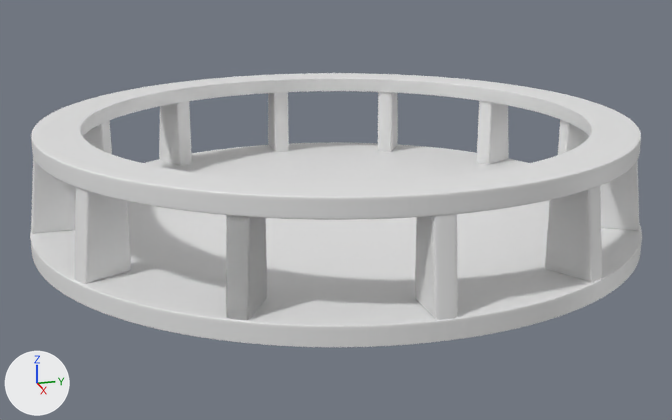
Two versions of the Blender file canon.blend, one commit apart.
Camera for both pictures: a camera (50 mm lens) standing at (19.03, -5.37, 2.28) and looking at (0.29, -0.09, -3.61). The lights are fixed; the arrows at lower left show +X, +Y and +Z.

Before the edit, the objects in view are built like this:
```python
me_cube_002 = bpy.data.meshes.new('Cube.002')
me_cube_002.from_pydata(...)  # 32 vertices, 30 faces; spans x -1.0..1.0, y -1.56..1.0, z -1.0..1.0
me_cube_003 = bpy.data.meshes.new('Cube.003')
me_cube_003.from_pydata(...)  # 32 vertices, 30 faces; spans x -1.0..1.0, y -1.56..1.0, z -1.0..1.0
me_cube_008 = bpy.data.meshes.new('Cube.008')
me_cube_008.from_pydata(...)  # 32 vertices, 30 faces; spans x -1.0..1.0, y -1.56..1.0, z -1.0..1.0
ob_cube_002 = bpy.data.objects.new('Cube.002', me_cube_002)
ob_cube_002.location = (5.85, 0.0, -2.76)
ob_cube_002.rotation_euler = (0.0, 0.0, 1.571)  # degrees (0, 0, 90)
ob_cube_002.scale = (0.205, 0.385, 0.905)
_m = ob_cube_002.modifiers.new('Subsurf', 'SUBSURF')
_m.levels = 2
ob_cube_003 = bpy.data.objects.new('Cube.003', me_cube_003)
ob_cube_003.location = (-5.85, 0.0, -2.76)
ob_cube_003.rotation_euler = (0.0, 0.0, -1.571)  # degrees (0, 0, -90)
ob_cube_003.scale = (0.205, 0.385, 0.905)
_m = ob_cube_003.modifiers.new('Subsurf', 'SUBSURF')
_m.levels = 2
ob_cube_008 = bpy.data.objects.new('Cube.008', me_cube_008)
ob_cube_008.location = (5.05, -2.9, -2.76)
ob_cube_008.rotation_euler = (0.0, 0.0, 1.047)  # degrees (0, 0, 60)
ob_cube_008.scale = (0.205, 0.385, 0.905)
_m = ob_cube_008.modifiers.new('Subsurf', 'SUBSURF')
_m.levels = 2
# also in view: 'Cube.010' at (5.13, 2.95, -2.76); 'Cube.011' at (-5.13, -2.95, -2.76); 'Cube.004' at (2.95, -5.13, -2.76); 'Cube.005' at (-2.95, -5.13, -2.76); 'Cube' at (0.0, -5.95, -2.76)
```
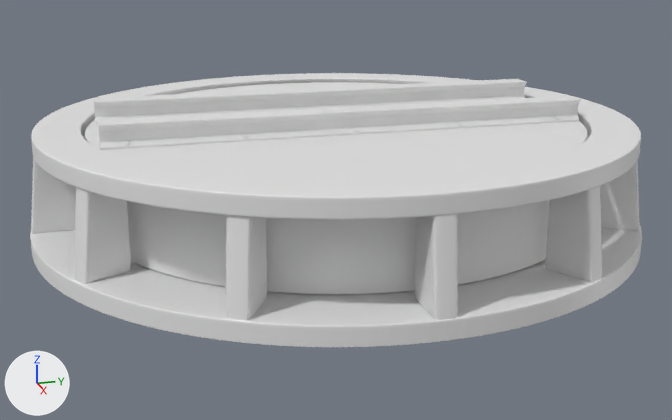
What changed in the scene script:
```text
Change me_cube_008:
    used by ob_cube_008; location = (5.05, -2.9, -2.76); rotation_euler = (0.0, 0.0, 1.047), in degrees (0, 0, 60); scale = (0.205, 0.385, 0.905)
    remove me_cube_008.from_pydata(...)  # 32 vertices, 30 faces; spans x -1.0..1.0, y -1.56..1.0, z -1.0..1.0
    add me_cube_008.from_pydata(...)  # 176 vertices, 174 faces; spans x -1.6..1.6, y -1.0..1.0, z -2.38..2.38
    me_cube_008 part 1: 26 vertices removed from x -1.0..1.0, y -1.56..1.0, z -1.0..1.0; 170 vertices added at x -1.6..1.6, y -1.0..1.0, z -2.38..2.38
Add me_cylinder:
    me_cylinder.from_pydata(...)  # 192 vertices, 162 faces; spans x -1.0..1.0, y -1.0..1.0, z -1.0..1.0
Add me_cube_014:
    me_cube_014.from_pydata(...)  # 176 vertices, 174 faces; spans x -1.6..1.6, y -1.0..1.0, z -2.38..2.38
Change ob_cube_008:
    ob_cube_008.rotation_euler: (0.0, 0.0, 1.047) -> (0.0, 0.0, 0.0)  # degrees (0, 0, 60) -> degrees (0, 0, 0)
    ob_cube_008.location: (5.05, -2.9, -2.76) -> (-1.25, 0.0, -1.46)
    ob_cube_008.scale: (0.205, 0.385, 0.905) -> (0.15, 4.99, 0.1)
Add ob_cylinder_002:
    ob_cylinder_002 = bpy.data.objects.new('Cylinder.002', me_cylinder)
    ob_cylinder_002.location = (0.0, 0.0, -2.64)
    ob_cylinder_002.scale = (5.27, 5.27, 0.95)
    _m = ob_cylinder_002.modifiers.new('Subsurf', 'SUBSURF')
    _m.levels = 4
Add ob_cube_013:
    ob_cube_013 = bpy.data.objects.new('Cube.013', me_cube_014)
    ob_cube_013.location = (1.25, 0.0, -1.46)
    ob_cube_013.scale = (0.15, 4.99, 0.1)
    _m = ob_cube_013.modifiers.new('Subsurf', 'SUBSURF')
    _m.levels = 2
```

What differs and where, as boxes [x1, y1, x2, y2] in the pictures (672 x 420 px):
'Cylinder.002', added: after [85, 82, 587, 294]
'Cube.013', added: after [98, 96, 581, 150]
'Cube.008', reshaped, moved, rescaled, turned: before [226, 215, 267, 320]; after [93, 79, 527, 124]
'Cube.009', unchanged, uncovered by the edit: after [226, 215, 267, 320]
'Cube.011', unchanged, covered by the edit: before [159, 101, 192, 166]
'Cube.012', unchanged, covered by the edit: before [477, 101, 509, 165]
'Cube.003', unchanged, covered by the edit: before [268, 92, 289, 152]
